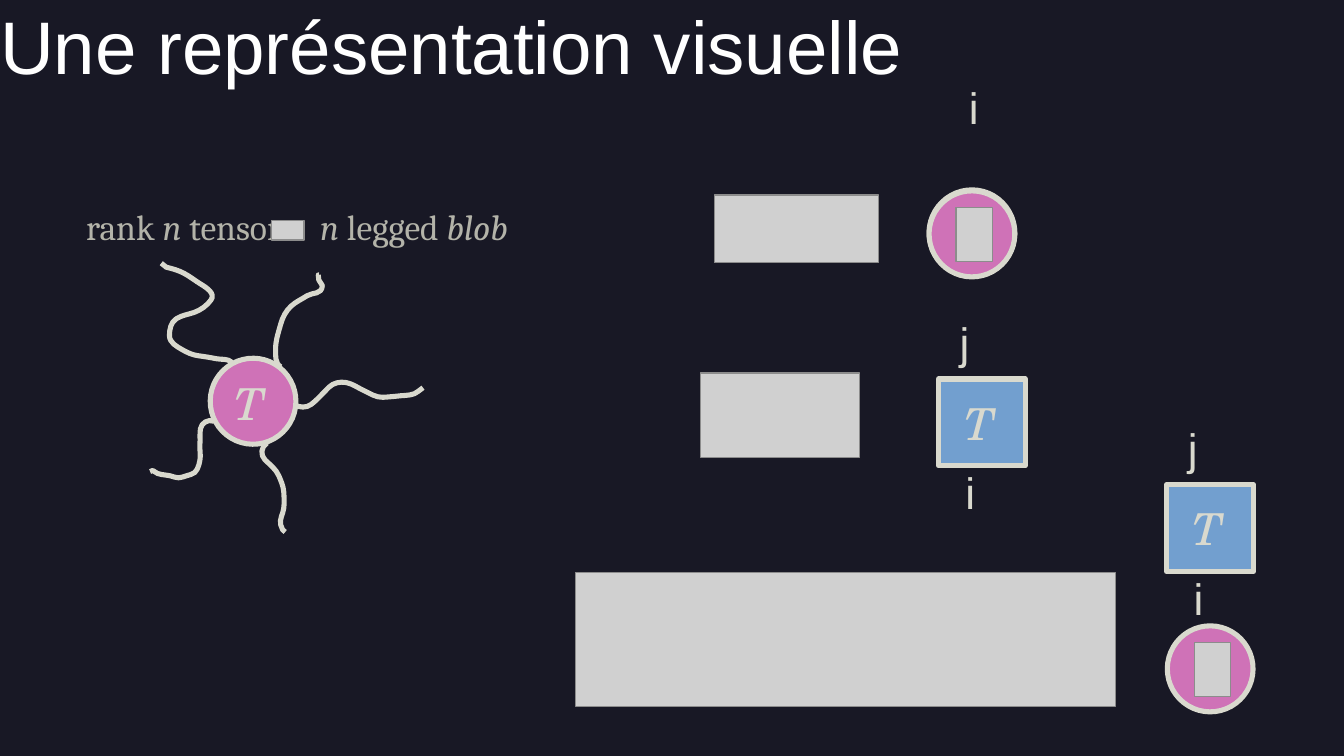
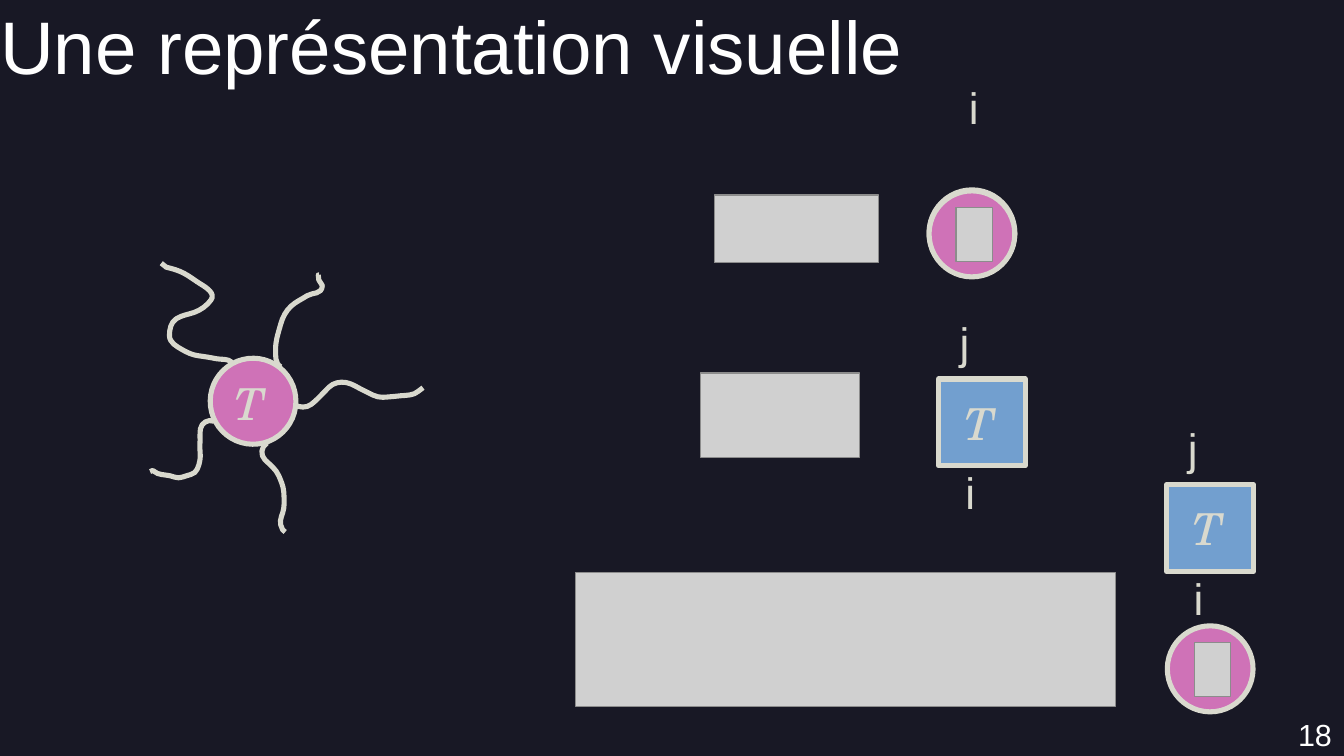
Before and after one commit to AmdaU/presentations, a slide deck: slide 18 of Seminaire/Seminaire.odp (slide 14 before the commit). Drawn at 1344x756 pixels with LibreOffice and Linux fonts; fonts in the diff are those of the drawing; grey boxes stand for pictures; background and template pictures are left out. Boxes give left, top, right and bottom in pixels: in the first picture for what was removed or moved away, otherwise in the second. Text is boxed around its words. In the diff, an @@ line names an element or a change of style, - is before the commit and + after.

```diff
--- a/Seminaire/Seminaire.odp
+++ b/Seminaire/Seminaire.odp
@@ text removed at (86, 215, 508, 248) @@
-rank n tensor n legged blob
@@ picture removed at (272, 221, 305, 240) @@
@@ page number added at (1298, 724, 1332, 747), 18 pt, text #FFFFFF @@
+18
```
Also in this commit, not shown: 24 other slides changed, 5 slides added, 3 slides removed, 27 other files.
